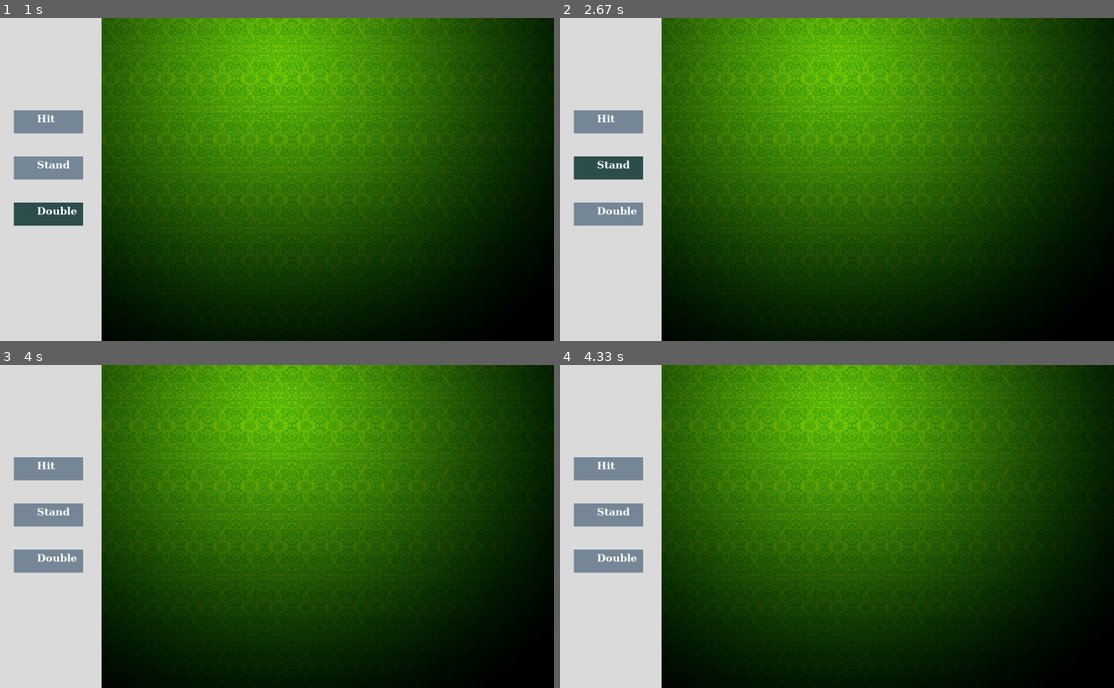
Above: before the commit, frames 1-4 (two rows, left to right).
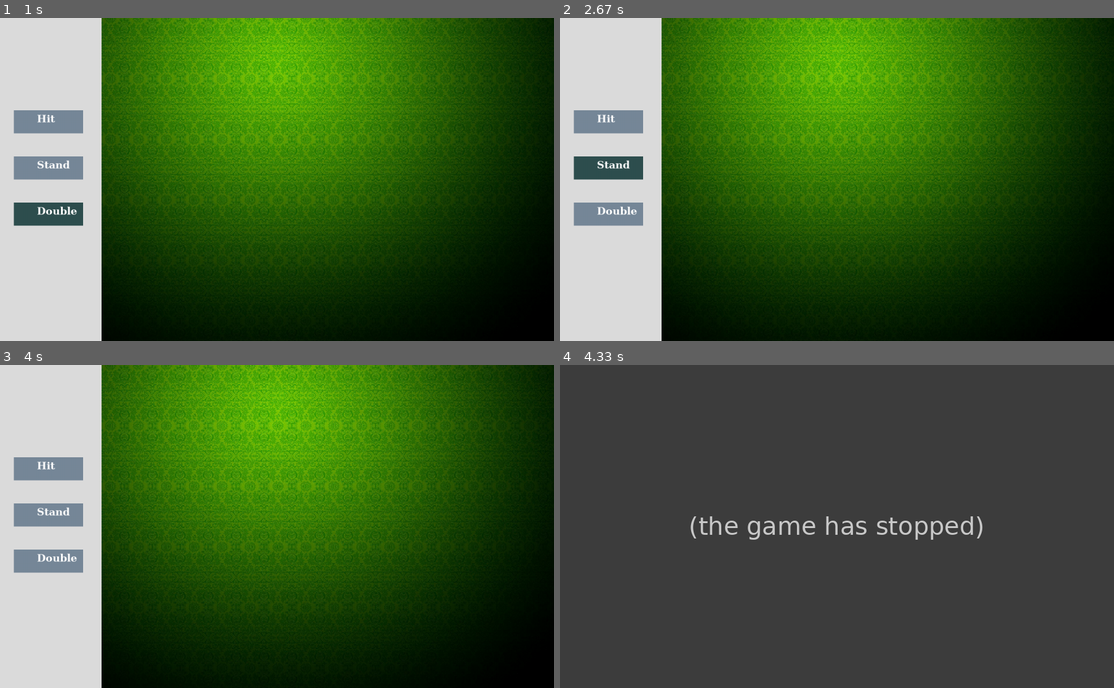
Above: after the commit, the same moments.

Repository: deograciasong/5001-Project
Game: pygame game, started from test.py
Two runs of this game, one before a commit and one after it. Both use one fixed random seed, a clock stepped at 60 frames per second and the inputs below.
Inputs (mouse positions are in pixels of both pictures, inside the frame that each line leads up to):
- Up to frame 1 (1 s): type "1 (at the terminal prompt)" at 0 s; click "Hit" at 0.38 s; click "Double" at 0.72 s
- Up to frame 2 (2.67 s): click (665, 131) at 1.05 s; click "Stand" at 1.38 s; click (848, 69) at 1.72 s; click "Stand" at 2.55 s
- Up to frame 3 (4 s): click (199, 458) at 2.88 s
- Up to frame 4 (4.33 s): no input

Frames 1-3 are identical in both runs. In frame 4, 100% of the frame differs, in the area x 0-100%, y 0-100%.
After the commit the program exited at 4.05 s; later frames show no game.

Commit message:
player action

Diff:
--- a/test.py
+++ b/test.py
@@ -34,12 +34,12 @@
 
 
 
-def player_action(player, shoe):
+def player_action(player, shoe, bet):
     """
     performs all actions requested by the player
     determines which button is clicked by user then acts accordingly
     parameters: player (object: Class Hand)
-    returns: player (object: class Hand)
+    returns: bet (int, value of the bet)
     """
     run = True
     while run:
@@ -60,11 +60,13 @@
         if double == "Double":
             player.add_card(shoe.draw_card())
             player.calc_value()
+            bet *= 2
             run = False
             print("double")
         for event in pygame.event.get():
             if event.type == pygame.QUIT:
                 run = False
+        return bet
 
 
 
@@ -115,7 +117,7 @@
         # create a loop for player action
         # generate user input to determine action
         # display new player hand
-        player_action(player, shoe)
+        bet = player_action(player, shoe, bet)
         print(player)
         if player.get_value() > 21:
             losses += 1
